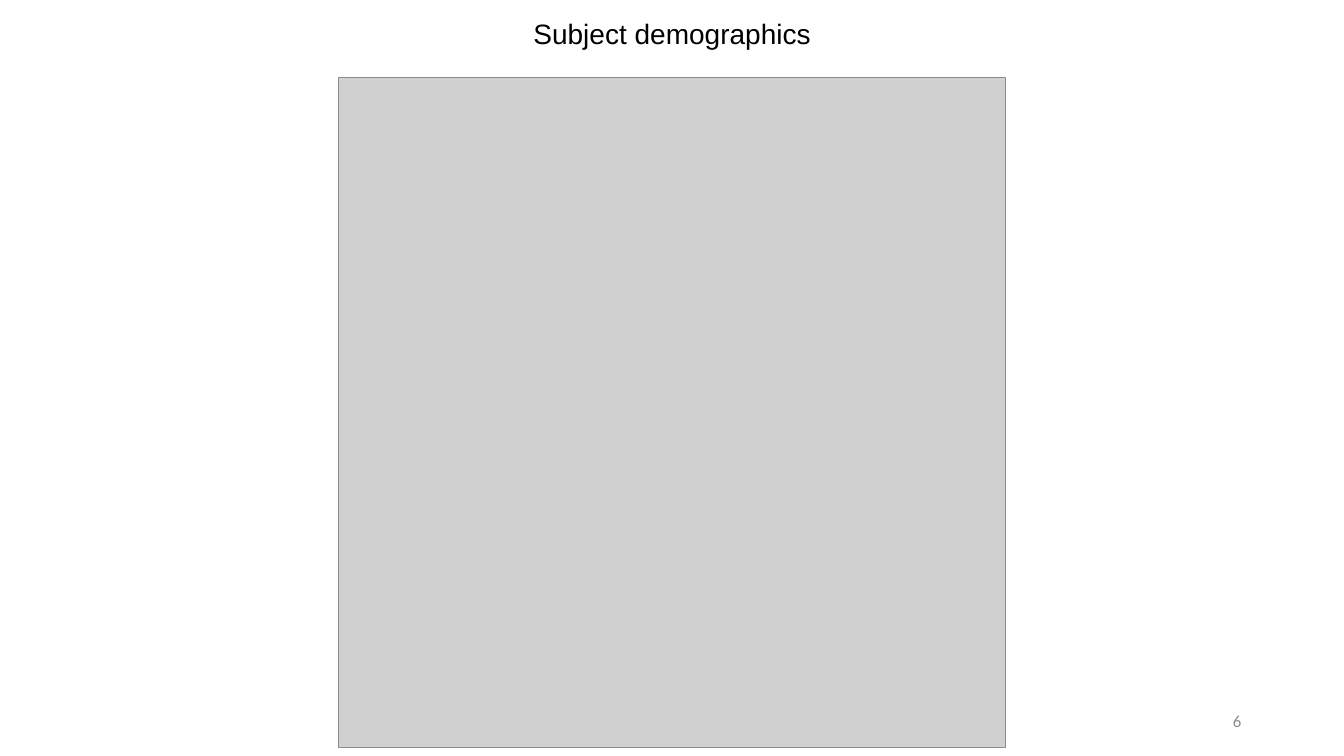
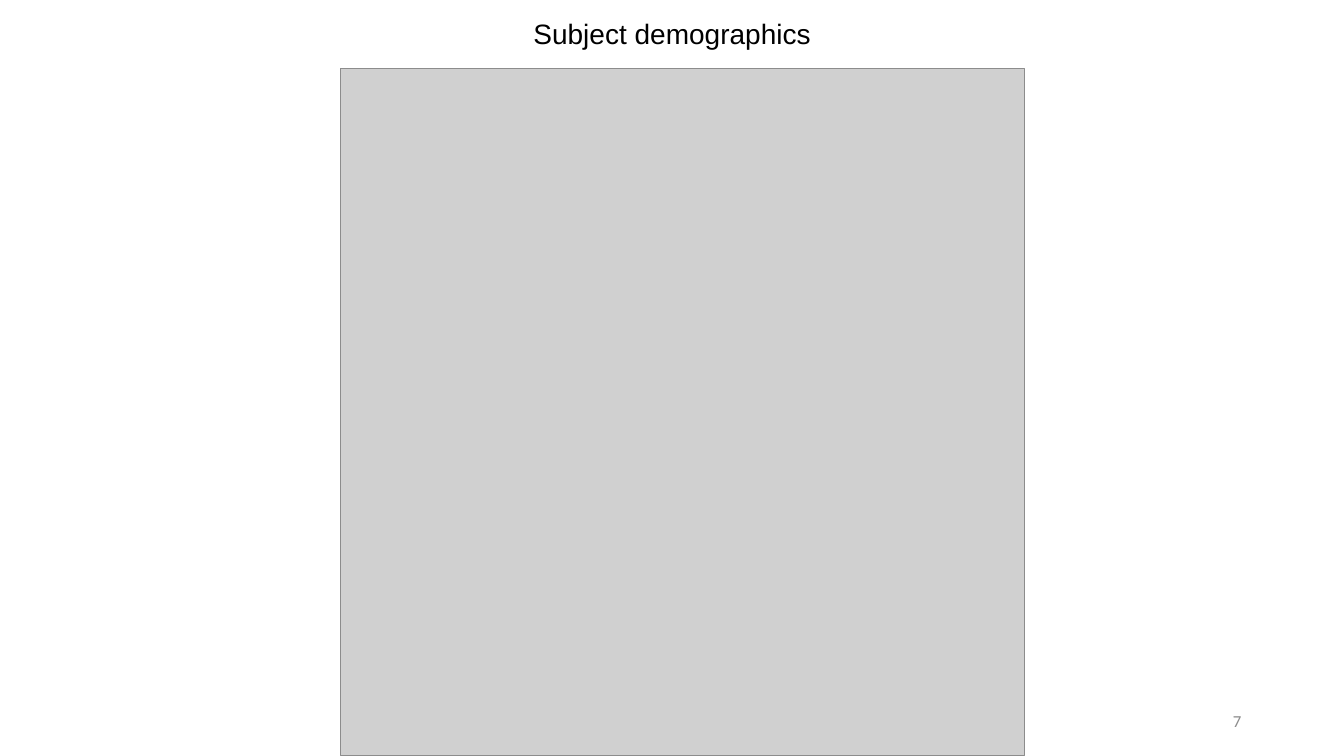
Before and after one commit to OHNLP/activity_tracker, a slide deck: slide 7 of reports/activity_tracker.pptx (slide 6 before the commit). Drawn at 1344x756 pixels with LibreOffice and Linux fonts; fonts in the diff are those of the drawing; grey boxes stand for pictures. Boxes give left, top, right and bottom in pixels: in the first picture for what was removed or moved away, otherwise in the second. Text is boxed around its words. In the diff, an @@ line names an element or a change of style, - is before the commit and + after.

```diff
--- a/reports/activity_tracker.pptx
+++ b/reports/activity_tracker.pptx
@@ picture: place and size @@
-picture at (339, 78, 1006, 748)
+picture at (341, 69, 1024, 756)
@@ page number at (1233, 716, 1241, 727): text changed @@
-6
+7
```
Also in this commit, not shown: 2 other slides changed, 14 slides added, 1 slide removed.
